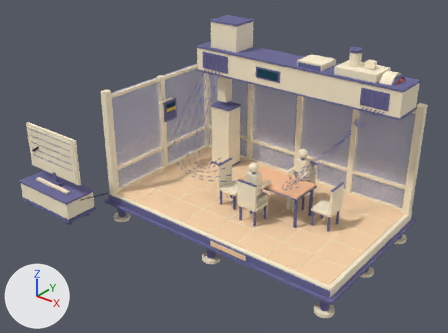
What one commit did to the glTF model assets/machines/air.glb.
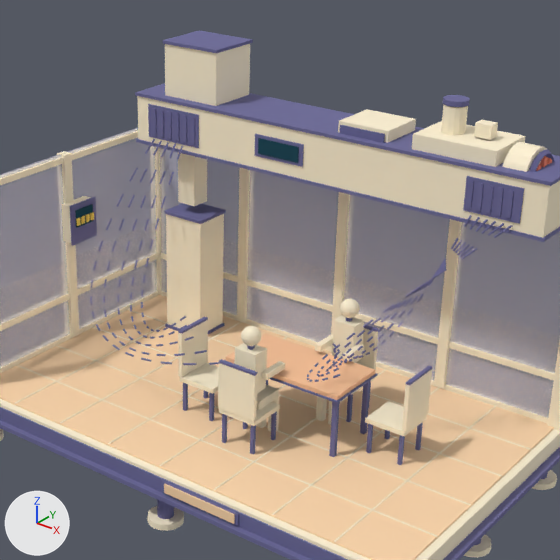
Old and new are each drawn whole from a 50 mm lens placed at (4.01, -5.67, 4.08), pointed at (-0.26, -0.33, 0.77) and again close up on the part from 29% to 91% of the width and 0% to 84% of the height. The axes (+X, +Y, +Z) are drawn at lower left. The lights are the same throughout. The first two pictures are the older version. Where no turn or scale is listed for an object, it has been applied to the vertices. Vertices at exactly the same position are counted once.

Objects in the first close-up: 'air_cream', 'air_glass', 'air_peach', 'air_sand', 'air_steel', 'air_teal', 'air_teinte' and 1 more.
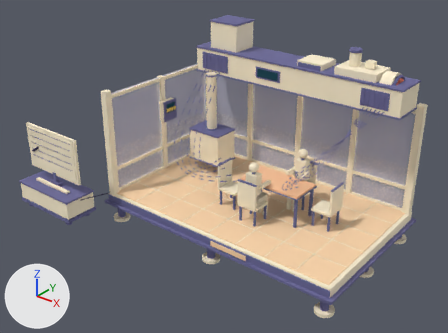
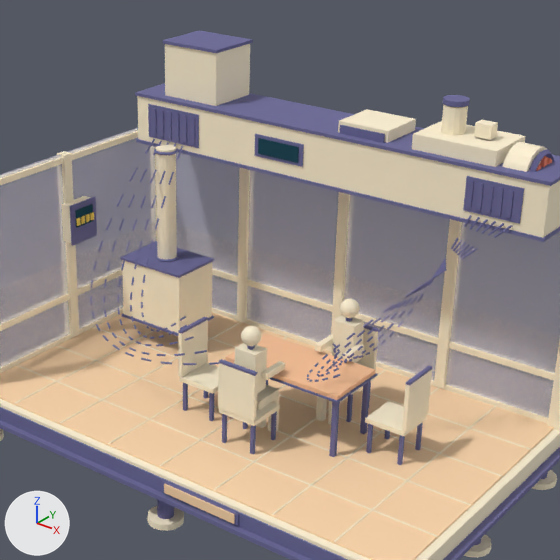
What the commit changed:
me_cube is used by ob_air_cream; location (0.0, 0.0, 0.0).
me_cube had 936 vertices, 1592 faces and spanned x -2.62..1.66, y -1.66..1.01, z -0.17..2.26.
me_cube now has 968 vertices, 1656 faces and spans x -2.62..1.66, y -1.66..1.01, z -0.17..2.26.
me_cube part 1: a new loose piece, a 20-sided cylinder along z spanning x -1.11..-0.97, y 0.31..0.44, z 0.82..1.62, in mat_cream (beige #fff2d4).
me_cube part 2: a new loose piece, a box spanning x -1.29..-0.79, y 0.2..0.56, z 0.41..0.83, in mat_cream (beige #fff2d4).
me_cube part 3: the loose piece of 8 vertices spanning x -1.11..-0.97, y 0.59..0.73, z 1.17..1.59 is deleted.
me_cube part 4: the loose piece of 8 vertices spanning x -1.17..-0.87, y 0.53..0.79, z 0.22..1.1 is deleted.
me_cube_001 is used by ob_air_steel; location (0.0, 0.0, 0.0).
me_cube_001 had 2954 vertices, 4876 faces and spanned x -2.64..1.7, y -1.67..1.05, z -0.16..2.28.
me_cube_001 now has 3114 vertices, 5196 faces and spans x -2.64..1.7, y -1.67..1.05, z -0.16..2.28.
me_cube_001 part 5: the loose piece of 80 vertices spanning x 1.38..1.42, y 0.52..0.84, z 1.69..2.01 is copied, and the copy is turned -90 degrees about the y axis through its middle and scaled by 0.5, then moved by (-2.44, -0.3, -0.25); it spans x -1.12..-0.96, y 0.3..0.46, z 1.59..1.61.
me_cube_001 part 6: the loose piece of 80 vertices spanning x 1.38..1.42, y 0.52..0.84, z 1.69..2.01 is copied, and the copy is turned -90 degrees about the y axis through its middle and scaled by 0.5, then moved by (-2.44, -0.3, -1.0); it spans x -1.12..-0.96, y 0.3..0.46, z 0.84..0.86.
me_cube_001 part 7: a new loose piece, a box spanning x -1.3..-0.78, y 0.19..0.57, z 0.827..0.842, in mat_steel (blue #6c6a99).
me_cube_001 part 8: a new loose piece, a box spanning x -1.3..-0.78, y 0.19..0.57, z 0.398..0.412, in mat_steel (blue #6c6a99).
me_cube_001 part 9: the loose piece of 8 vertices spanning x -1.18..-0.86, y 0.52..0.8, z 0.23..0.25 is deleted.
me_cube_001 part 10: the loose piece of 8 vertices spanning x -1.18..-0.86, y 0.52..0.8, z 1.09..1.11 is deleted.

Pixel boxes (x1, y1, x2, y2) of what changed, in the close-ups (560 x 560 px):
part 1 of me_cube, added (beige)
    after: (156, 145, 177, 259)
part 2 of me_cube, added (beige)
    after: (122, 260, 212, 333)
part 3 of me_cube, deleted (beige)
    before: (178, 152, 207, 206)
part 4 of me_cube, deleted (beige)
    before: (166, 214, 224, 331)
part 5 of me_cube_001, added
    after: (154, 148, 178, 155)
part 6 of me_cube_001, added
    after: (155, 254, 179, 262)
part 7 of me_cube_001, added (blue)
    after: (120, 241, 214, 278)
part 8 of me_cube_001, added
    after: (121, 314, 214, 336)
part 9 of me_cube_001, deleted
    before: (165, 323, 224, 334)
part 10 of me_cube_001, deleted (blue)
    before: (164, 203, 226, 224)
